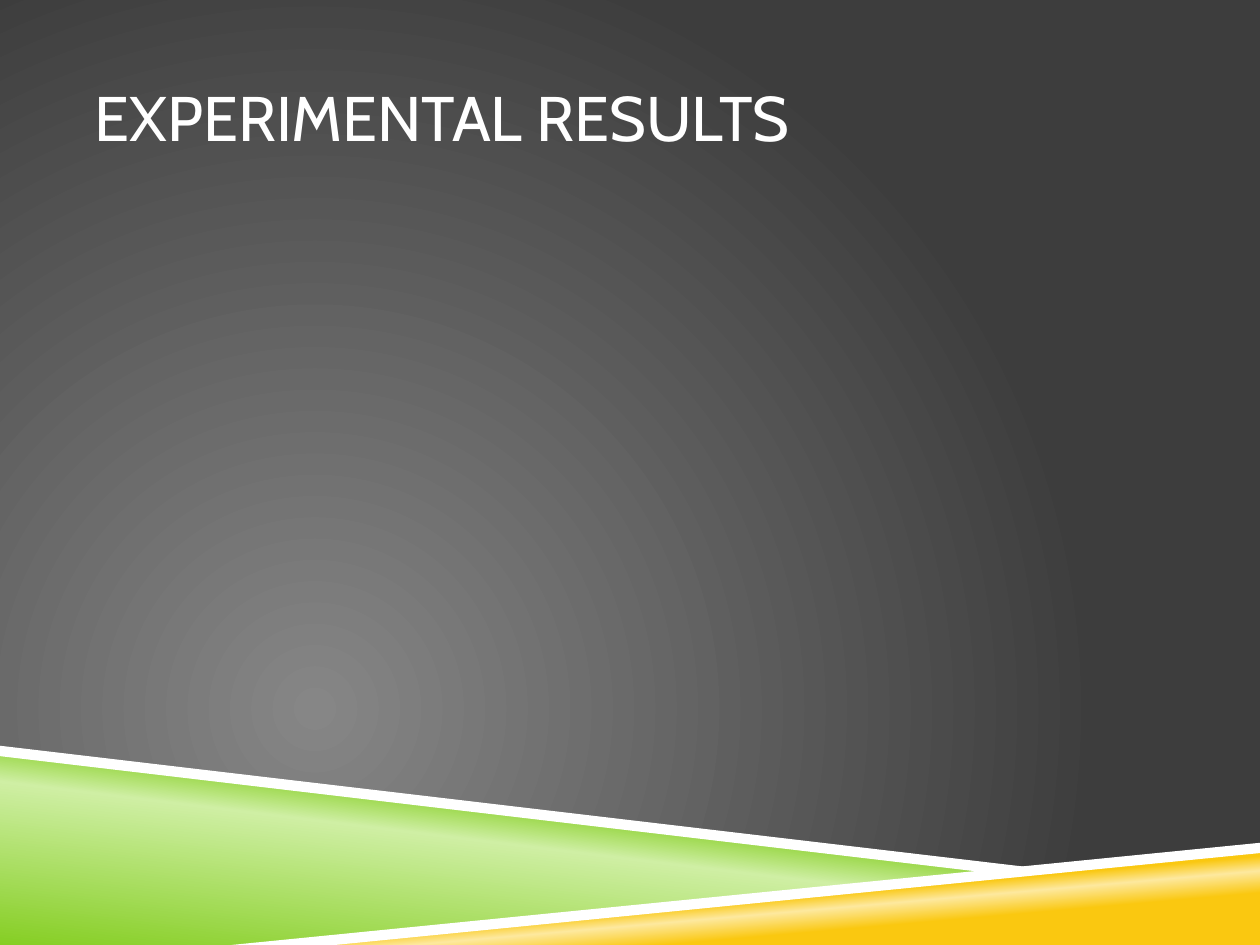
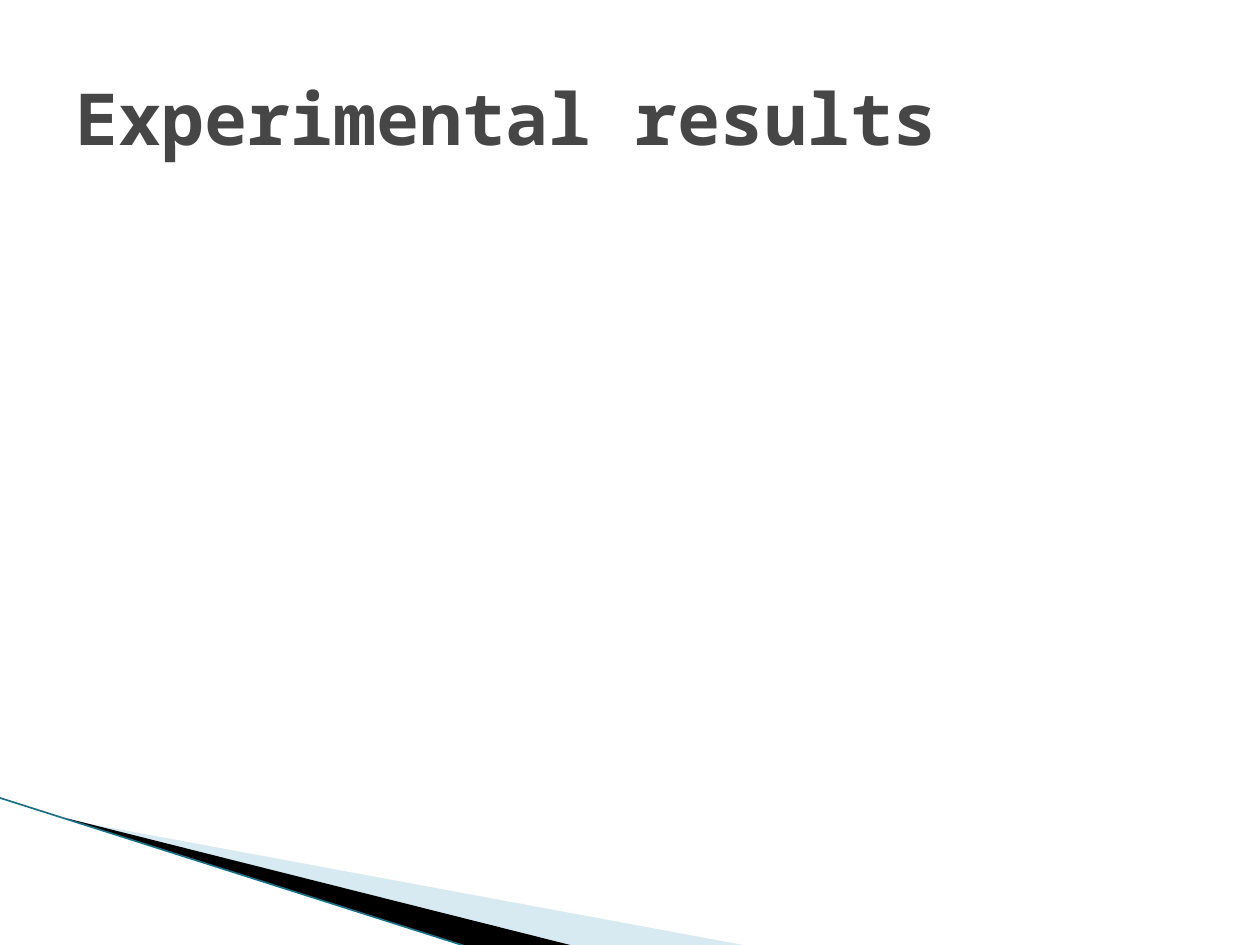
Before and after one commit to vfasburg/cse_825, a slide deck: slide 12 of Project/Final_Project_Presentation_Fasburg_Reiff_Thomas.pptx. Drawn at 1260x945 pixels with LibreOffice and Linux fonts; fonts in the diff are those of the drawing; background and template pictures are left out. Boxes give left, top, right and bottom in pixels: in the first picture for what was removed or moved away, otherwise in the second. Text is boxed around its words. In the diff, an @@ line names an element or a change of style, - is before the commit and + after.

```diff
--- a/Project/Final_Project_Presentation_Fasburg_Reiff_Thomas.pptx
+++ b/Project/Final_Project_Presentation_Fasburg_Reiff_Thomas.pptx
@@ background picture (left out) to #FFFFFF @@
@@ title at [75,89,936,163]: text changed; size 36 to 41 pt; font Cabin to Noto Sans Mono; text colour #FFFFFF to #464646; bold on @@
-EXPERIMENTAL RESULTS
+Experimental results
@@ freeform shape removed at [0,746,1048,873] @@
@@ freeform shape removed at [0,752,998,945] @@
@@ line added from (0, 798) to (467, 945), #97C5D8 0.95 pt @@
@@ freeform shape added at [67,818,576,945], fill #000000 @@
@@ freeform shape added at [69,819,750,945], fill #A0CBDC at 40% opacity @@
@@ freeform shape removed at [232,843,1260,945] @@
@@ freeform shape removed at [249,847,1260,945] @@
```
Also in this commit, not shown: 16 other slides changed.
